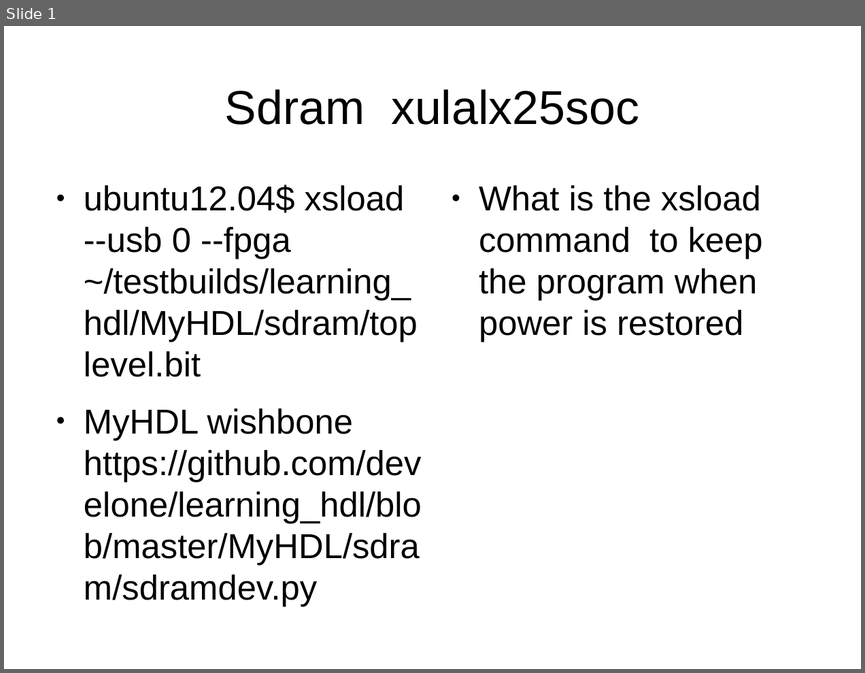
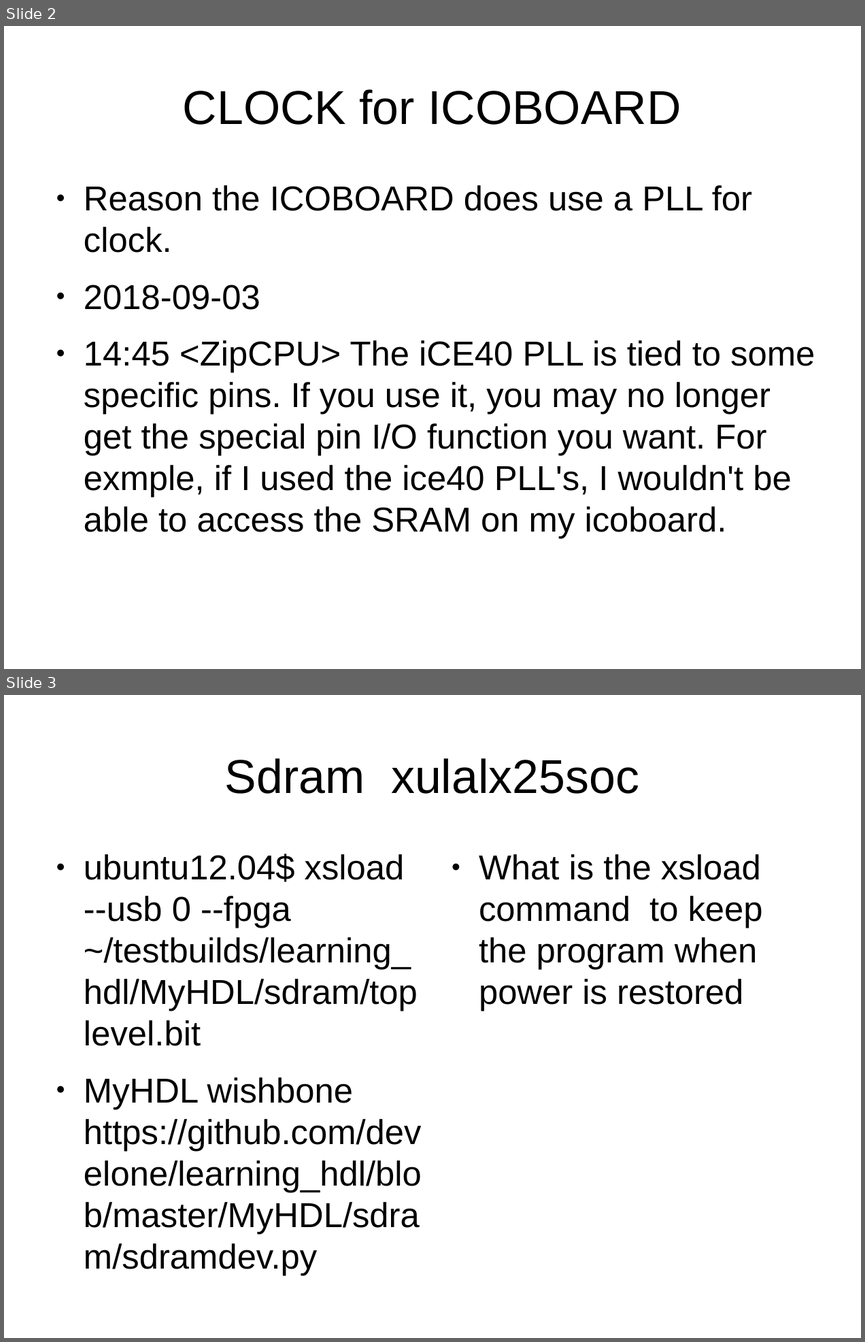
Before and after one commit to develone/learning_hdl, a slide deck: MyHDL/sdram/catzipxula.odp. Shown one above the other, each under a label of ours: slide 1 before the commit, slides 2 and 3 after it. The pictures are 865x673 and 865x1342 pixels, drawn with LibreOffice and Linux fonts; fonts in the diff are those of the drawing. Boxes give left, top, right and bottom in pixels: in the first picture for what was removed or moved away, otherwise in the second. Text is boxed around its words. In the diff, an @@ line names an element or a change of style, - is before the commit and + after.

Commit message:
adding comparing the catboard & icoboard

```diff
--- a/MyHDL/sdram/catzipxula.odp
+++ b/MyHDL/sdram/catzipxula.odp
@@ slide 2 added at (4, 26, 861, 669), background #FFFFFF @@
@@ title added at (183, 89, 681, 125), 44 pt, text #000000 @@
+CLOCK for ICOBOARD
@@ text added at (84, 185, 815, 539), 32 pt, text #000000 @@
+● Reason the ICOBOARD does use a PLL for clock.
+● 2018-09-03
+● 14:45 <ZipCPU> The iCE40 PLL is tied to some specific pins. If you use it, you may no longer get the special pin I/O function you want. For exmple, if I used the ice40 PLL's, I wouldn't be able to access the SRAM on my icoboard.
@@ what was slide 1 is now slide 3 @@
```
Also in this commit, not shown: 1 other slide added, 1 other file.
